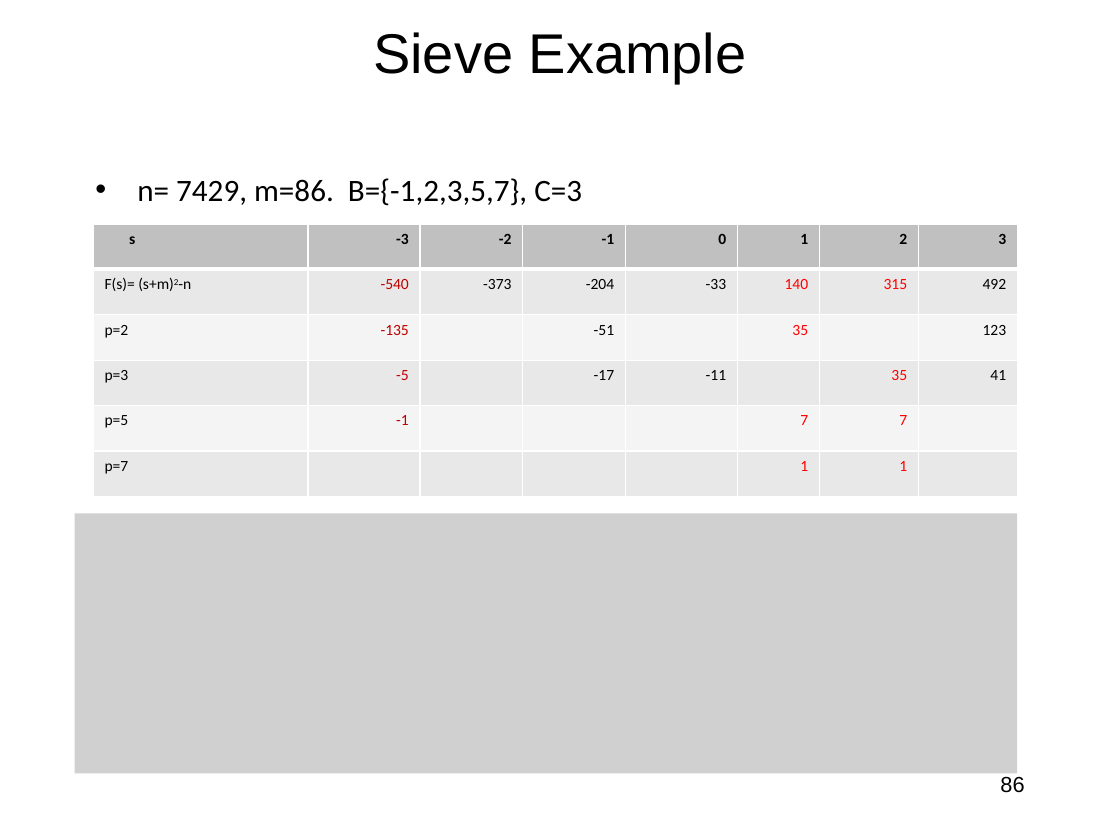
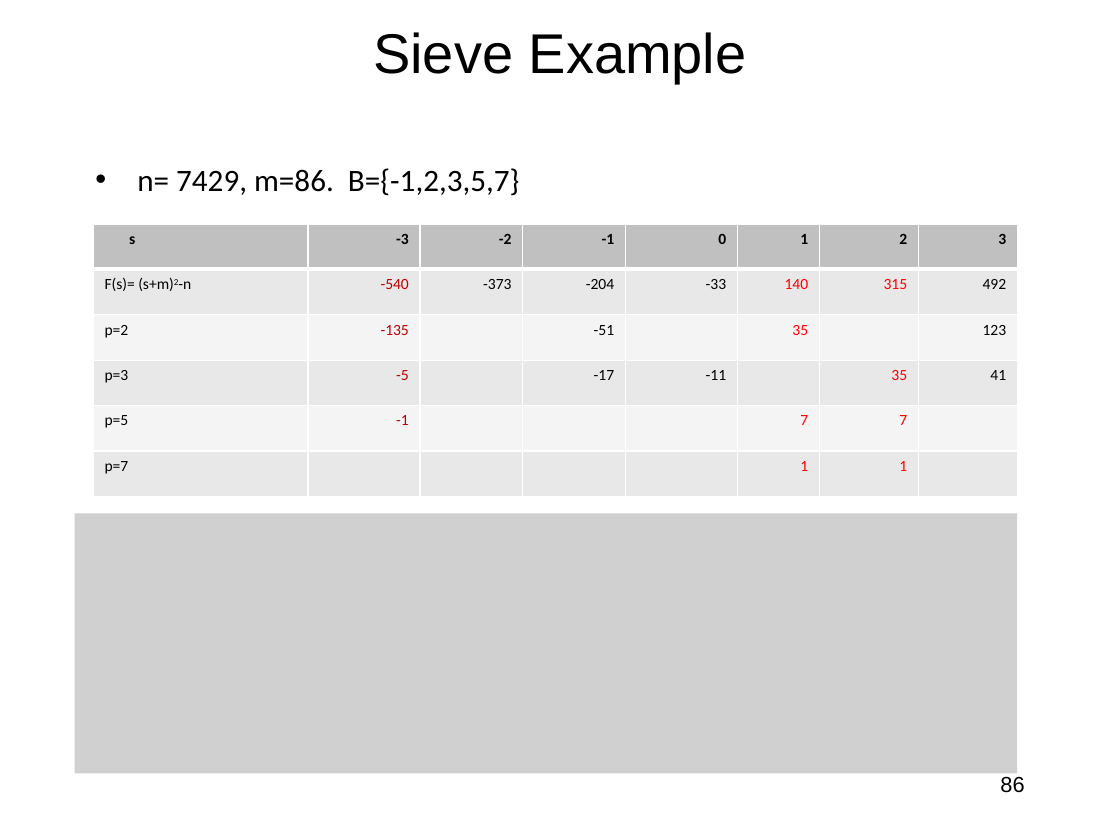
Before and after one commit to jlmucb/class_notes, a slide deck: slide 86 of BerkeleyClass/CS290Spring2013/Lectures/Cryptoclass7.pptx. Drawn at 1120x840 pixels with LibreOffice and Linux fonts; fonts in the diff are those of the drawing; grey boxes stand for pictures. Boxes give left, top, right and bottom in pixels: in the first picture for what was removed or moved away, otherwise in the second. Text is boxed around its words. In the diff, an @@ line names an element or a change of style, - is before the commit and + after.

```diff
--- a/BerkeleyClass/CS290Spring2013/Lectures/Cryptoclass7.pptx
+++ b/BerkeleyClass/CS290Spring2013/Lectures/Cryptoclass7.pptx
@@ text at [137, 168, 520, 196]: text changed @@
-• n= 7429, m=86. B={-1,2,3,5,7}, C=3
+• n= 7429, m=86. B={-1,2,3,5,7}
```
Also in this commit, not shown: 5 other slides changed, 11 other files.
